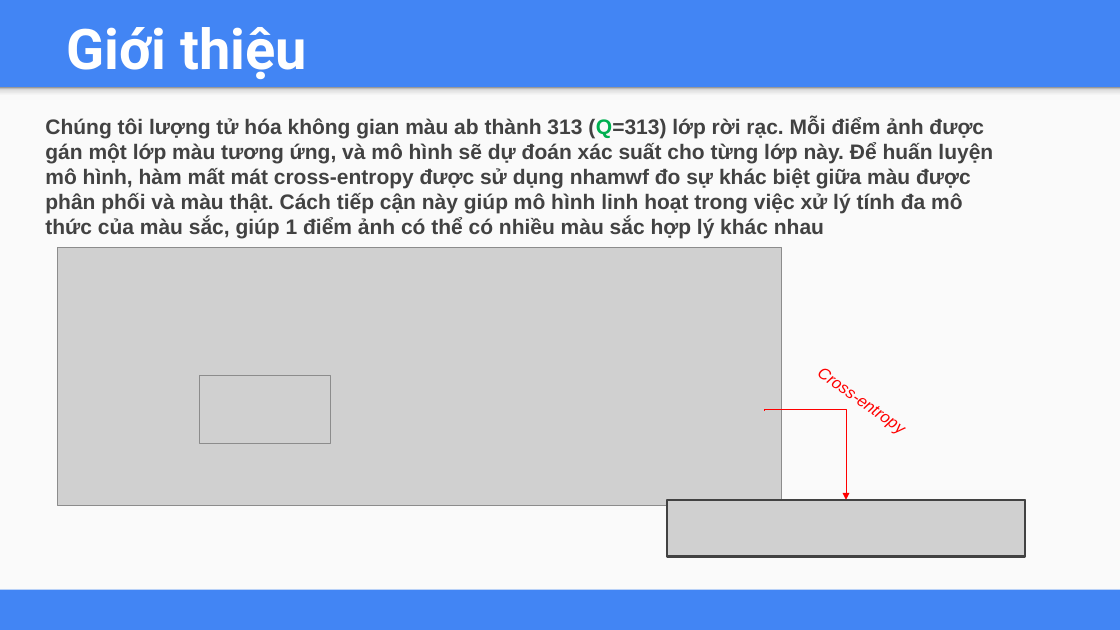
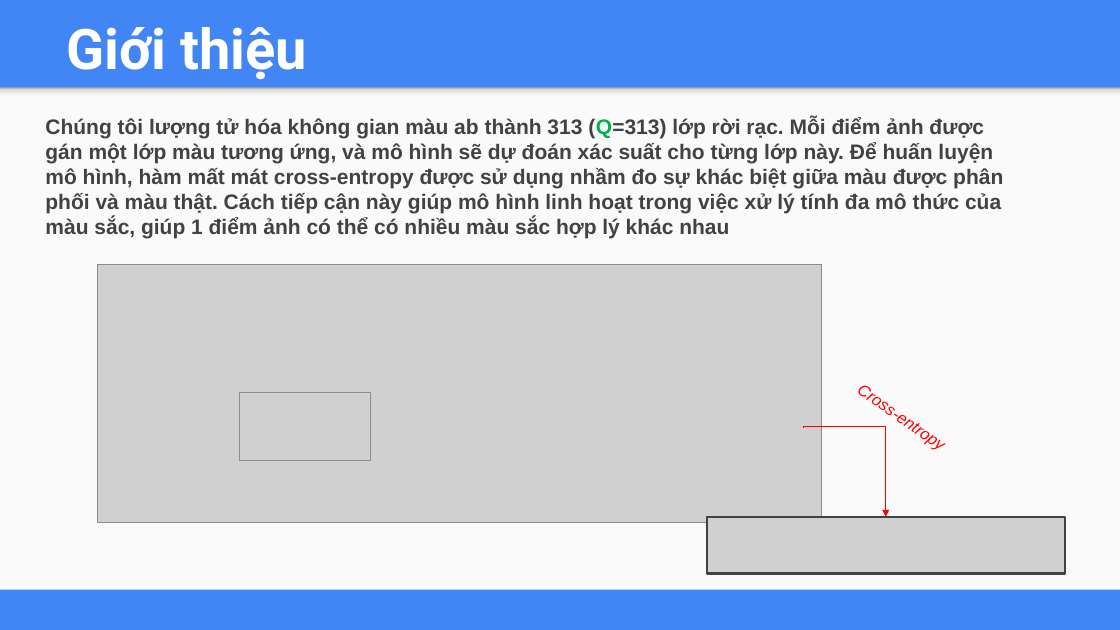
Before and after one commit to lekhanhhoang/influence-of-color, a slide deck: slide 6 of Báo cáo Final.pptx (slide 5 before the commit). Drawn at 1120x630 pixels with LibreOffice and Linux fonts; fonts in the diff are those of the drawing; grey boxes stand for pictures. Boxes give left, top, right and bottom in pixels: in the first picture for what was removed or moved away, otherwise in the second. Text is boxed around its words. In the diff, an @@ line names an element or a change of style, - is before the commit and + after.

```diff
--- a/Báo cáo Final.pptx
+++ b/Báo cáo Final.pptx
@@ text at <box>45,117,1003,239</box>: text changed @@
-Chúng tôi lượng tử hóa không gian màu ab thành 313 (Q=313) lớp rời rạc. Mỗi điểm ảnh được gán một lớp màu tương ứng, và mô hình sẽ dự đoán xác suất cho từng lớp này. Để huấn luyện mô hình, hàm mất mát cross-entropy được sử dụng nhamwf đo sự khác biệt giữa màu được phân phối và màu thật. Cách tiếp cận này giúp mô hình linh hoạt trong việc xử lý tính đa mô thức của màu sắc, giúp 1 điểm ảnh có thể có nhiều màu sắc hợp lý khác nhau
+Chúng tôi lượng tử hóa không gian màu ab thành 313 (Q=313) lớp rời rạc. Mỗi điểm ảnh được gán một lớp màu tương ứng, và mô hình sẽ dự đoán xác suất cho từng lớp này. Để huấn luyện mô hình, hàm mất mát cross-entropy được sử dụng nhầm đo sự khác biệt giữa màu được phân phối và màu thật. Cách tiếp cận này giúp mô hình linh hoạt trong việc xử lý tính đa mô thức của màu sắc, giúp 1 điểm ảnh có thể có nhiều màu sắc hợp lý khác nhau
@@ picture: place and size @@
-picture at <box>58,247,782,505</box>
+picture at <box>97,265,822,523</box>
@@ 2 pictures, 1 text, 1 rectangle, 1 elbow arrow: place and size @@
-2 pictures, 1 text, 1 rectangle, 1 elbow arrow at <box>200,355,1025,556</box>
+2 pictures, 1 text, 1 rectangle, 1 elbow arrow at <box>239,371,1065,573</box>
```
Also in this commit, not shown: 6 other slides changed, 8 slides added.
